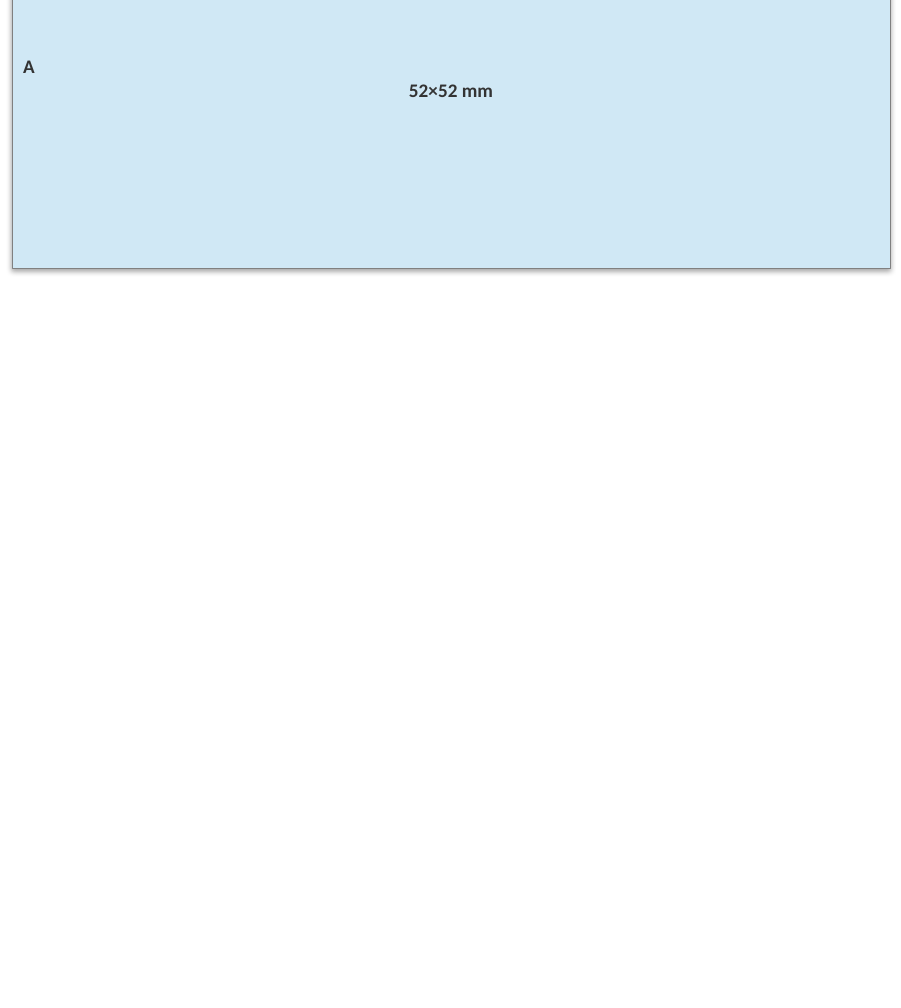
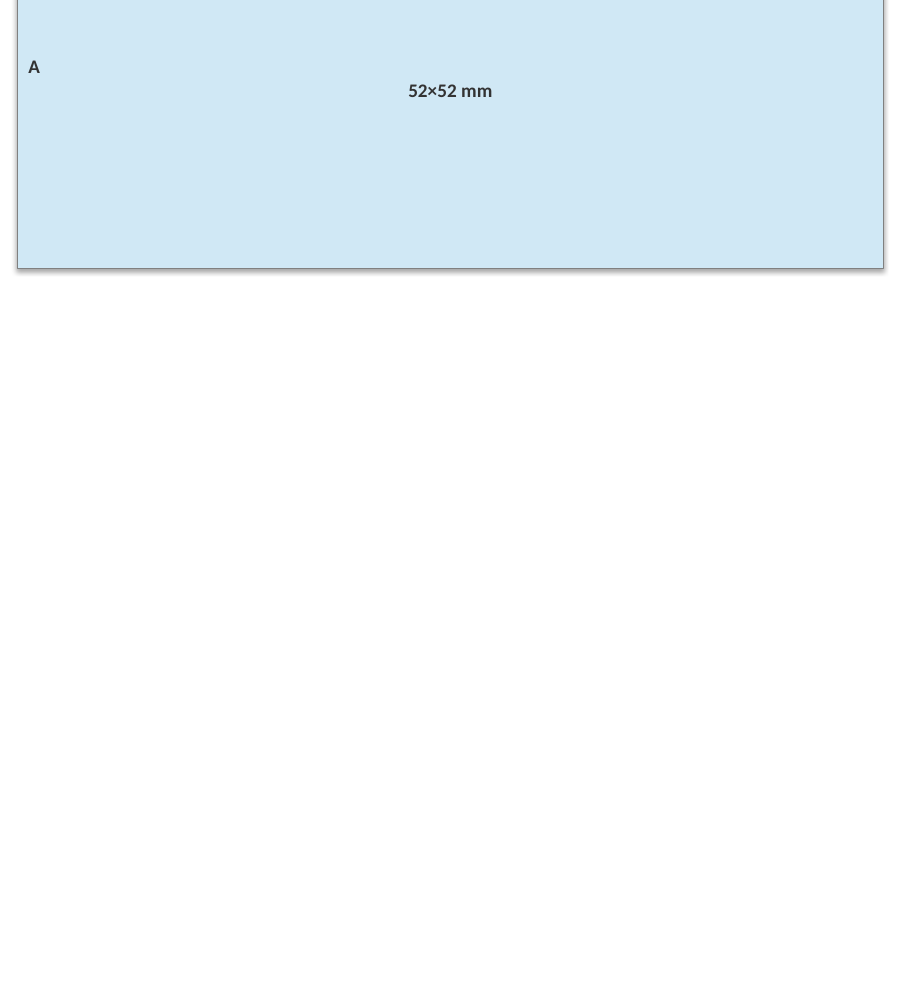
Before and after one commit to lauradriscoll/cosyne2026_adaptive_behavior, a slide deck: slide 1 of figures/fig3/fig3.pptx. Drawn at 901x1008 pixels with LibreOffice and Linux fonts; fonts in the diff are those of the drawing. Boxes give left, top, right and bottom in pixels: in the first picture for what was removed or moved away, otherwise in the second. Text is boxed around its words. In the diff, an @@ line names an element or a change of style, - is before the commit and + after.

```diff
--- a/figures/fig3/fig3.pptx
+++ b/figures/fig3/fig3.pptx
@@ rectangle "A 52×52 mm": place and size @@
-rectangle "A 52×52 mm" at <box>12,0,891,269</box>
+rectangle "A 52×52 mm" at <box>17,0,884,269</box>
```
Also in this commit, not shown: 6 other files.
